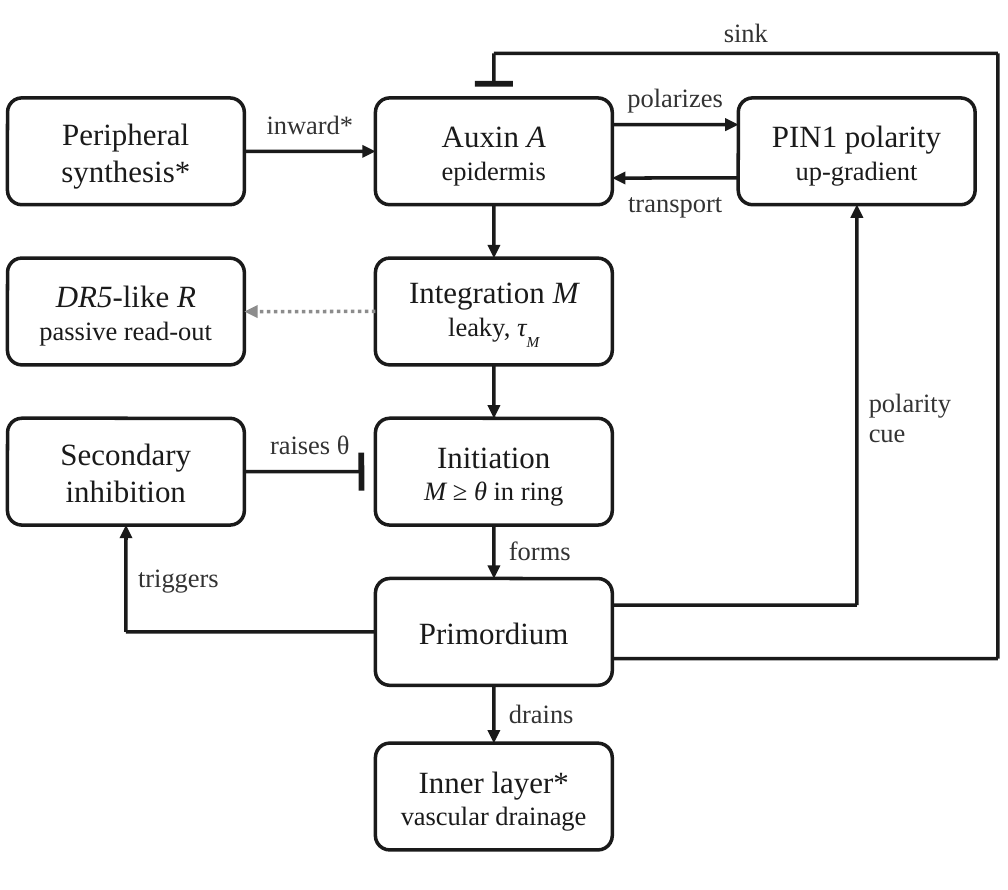
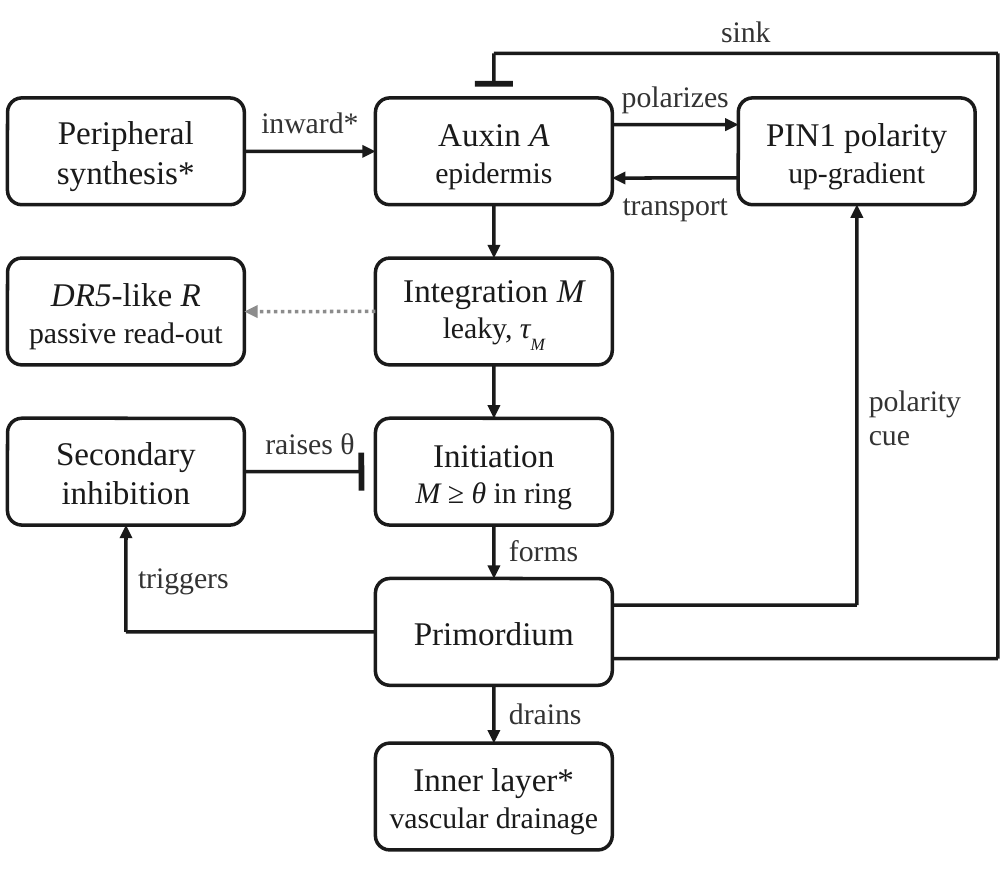
Before and after one commit to Aria0516/model, a slide deck: slide 1 of figures/prior_work/ppt/fig1-2B_loop_en.pptx. Drawn at 1008x890 pixels with LibreOffice and Linux fonts; fonts in the diff are those of the drawing. Boxes give left, top, right and bottom in pixels: in the first picture for what was removed or moved away, otherwise in the second. Text is boxed around its words. In the diff, an @@ line names an element or a change of style, - is before the commit and + after.

```diff
--- a/figures/prior_work/ppt/fig1-2B_loop_en.pptx
+++ b/figures/prior_work/ppt/fig1-2B_loop_en.pptx
@@ rounded rectangle "Auxin A" at (375, 99, 612, 205): size 14 to 15 pt in "Auxin A"; size 12 to 13.5 pt in "epidermis" @@
@@ rounded rectangle "PIN1 polarity" at (738, 99, 975, 205): size 14 to 15 pt in "PIN1 polarity"; size 12 to 13.5 pt in "up-gradient" @@
@@ rounded rectangle "DR5-like R" at (8, 258, 245, 364): size 14 to 15 pt in "DR5-like R"; size 12 to 13.5 pt in "passive read-out" @@
@@ rounded rectangle "Integration M" at (375, 258, 612, 364): size 14 to 15 pt in "Integration M"; size 12 to 13.5 pt in "leaky, τM" @@
@@ size 12 to 13.5 pt in 9 elements at (261, 112, 358, 134), (622, 86, 729, 113), (623, 198, 728, 221), (509, 540, 578, 562), (509, 703, 582, 725), (721, 21, 770, 43), (869, 390, 961, 446), (138, 568, 229, 594), (265, 433, 354, 455) @@
@@ rounded rectangle "Initiation" at (375, 418, 612, 525): size 14 to 15 pt in "Initiation"; size 12 to 13.5 pt in "M ≥ θ in ring" @@
@@ size 14 to 15 pt in 3 elements at (8, 99, 245, 205), (8, 418, 245, 525), (375, 579, 612, 685) @@
@@ rounded rectangle "Inner layer*" at (375, 744, 612, 851): size 14 to 15 pt in "Inner layer*"; size 12 to 13.5 pt in "vascular drainage" @@
```
Also in this commit, not shown: 13 other files.
